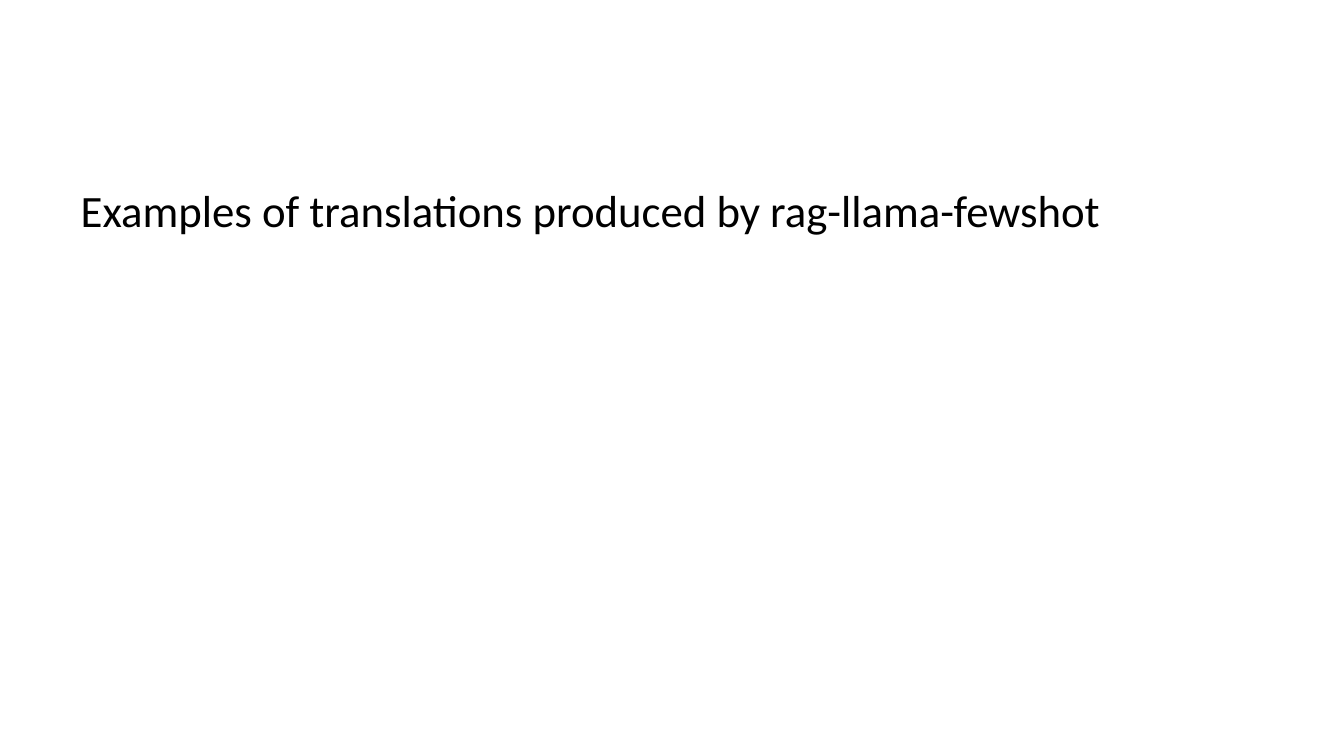
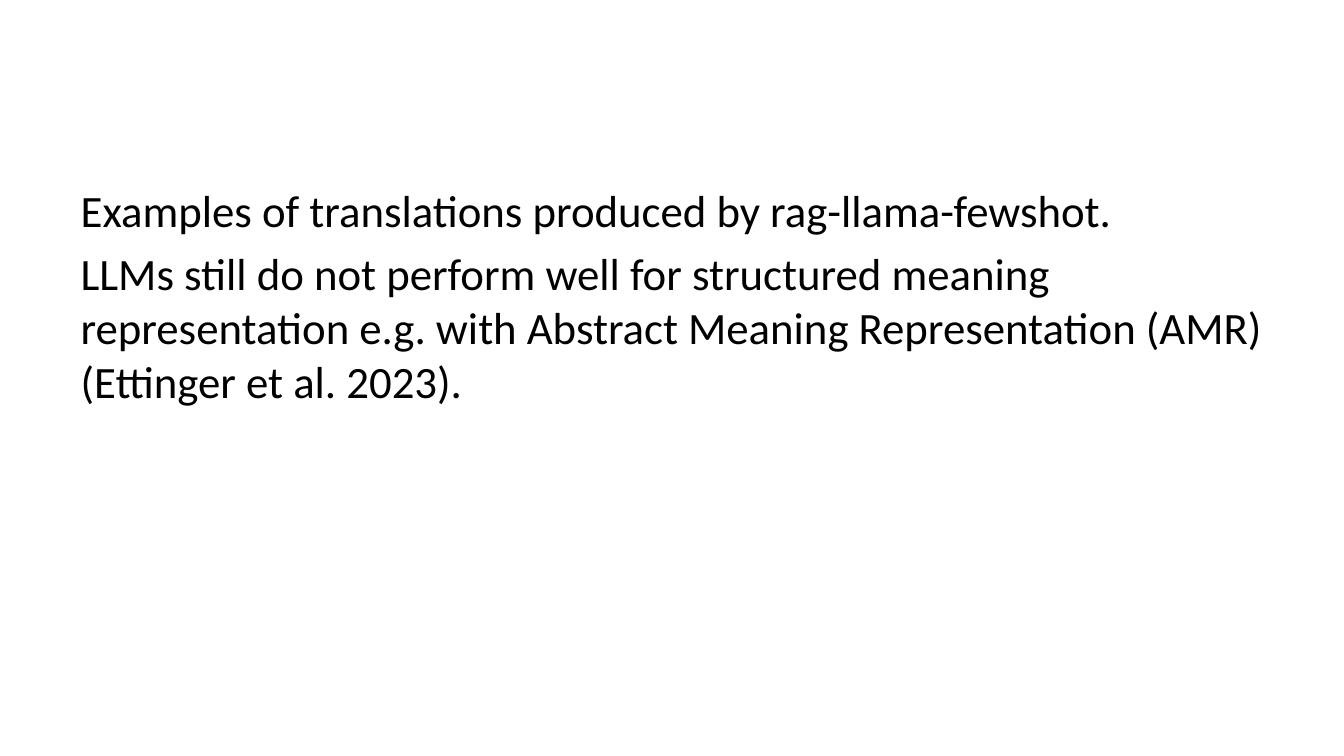
Before and after one commit to alexiaschn/blog, a slide deck: slide 19 of docs/slides/26-07-30_DH26_IEML-RS.pptx (slide 17 before the commit). Drawn at 1344x756 pixels with LibreOffice and Linux fonts; fonts in the diff are those of the drawing. Boxes give left, top, right and bottom in pixels: in the first picture for what was removed or moved away, otherwise in the second. Text is boxed around its words. In the diff, an @@ line names an element or a change of style, - is before the commit and + after.

```diff
--- a/docs/slides/26-07-30_DH26_IEML-RS.pptx
+++ b/docs/slides/26-07-30_DH26_IEML-RS.pptx
@@ text at (81,196,1262,406): text changed @@
-Examples of translations produced by rag-llama-fewshot
+Examples of translations produced by rag-llama-fewshot.
+LLMs still do not perform well for structured meaning representation e.g. with Abstract Meaning Representation (AMR) (Ettinger et al. 2023).
```
Also in this commit, not shown: 12 other slides changed, 3 slides added, 1 slide removed, 22 other files.
